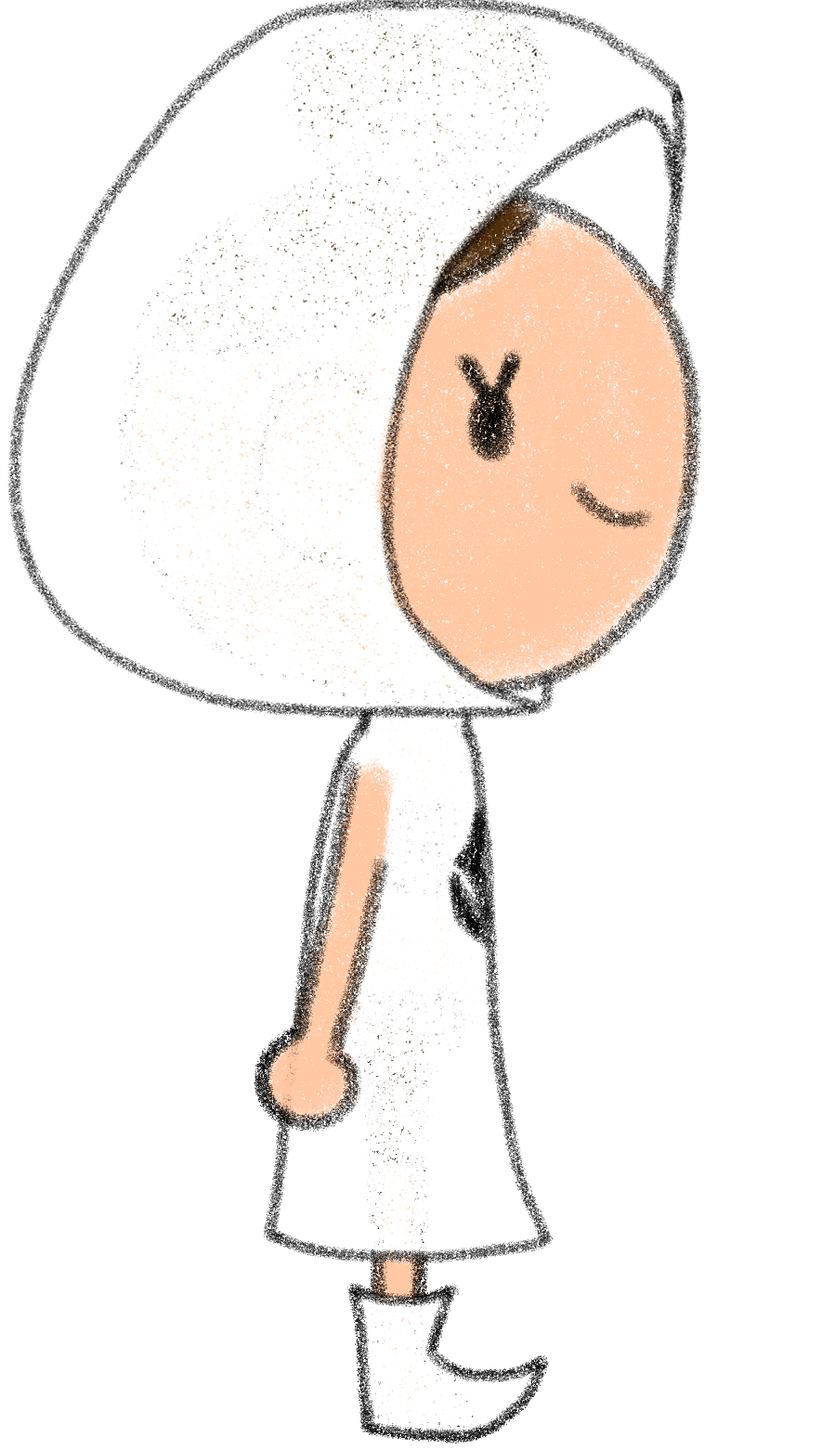
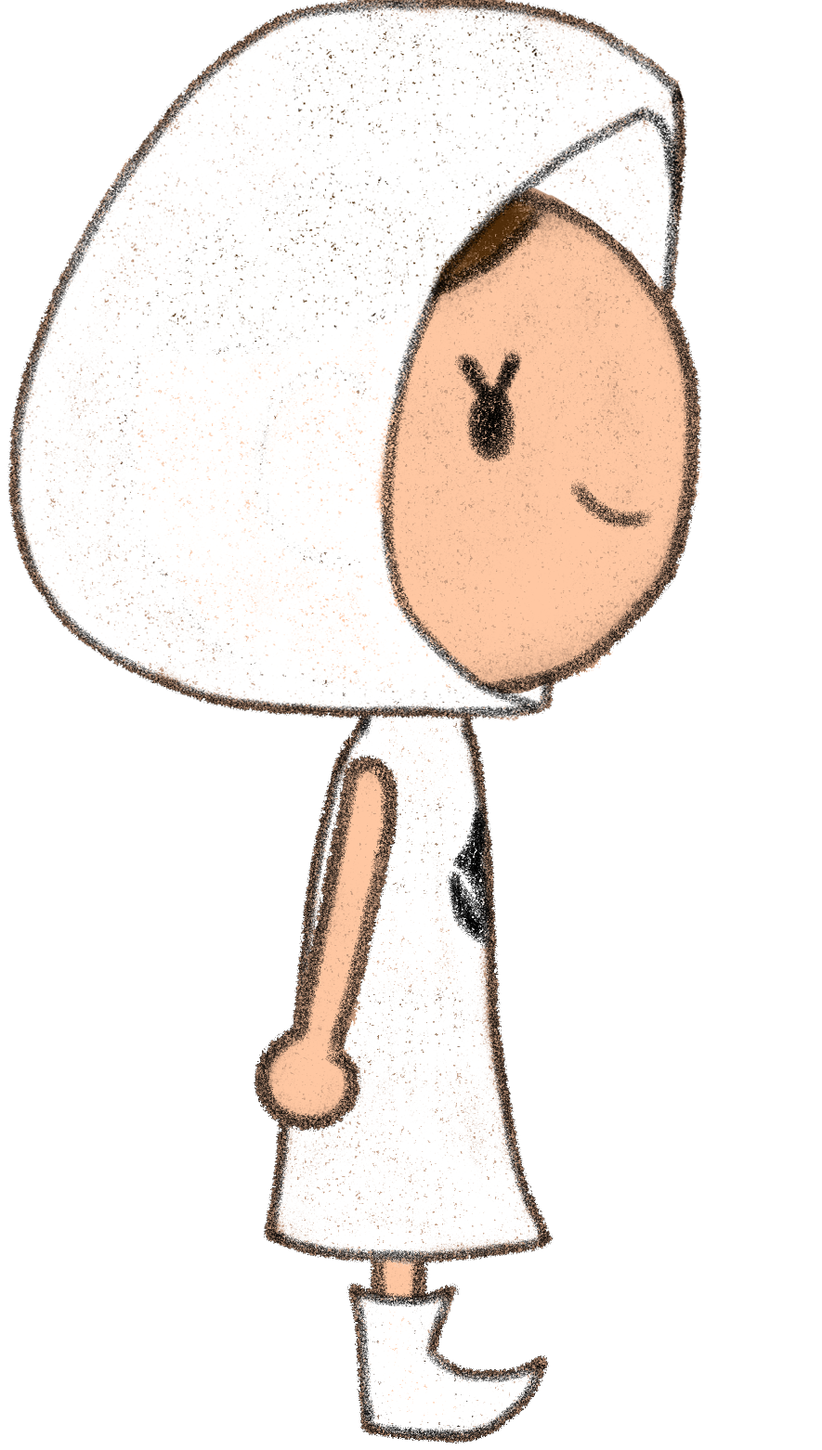
Comparing the layer stacks of the two (822, 1450) images. Changes:
painted on "right cabeza" over [8, 0, 702, 722]
painted on "brazo_derecho" over [253, 753, 400, 1132]
painted on "right cuerpo" over [263, 673, 554, 1271]
painted on "pierna_derecha" over [347, 1004, 549, 1444]
painted on "pierna_izq" over [347, 1010, 549, 1444]
painted on "brazo_izq" over [253, 752, 405, 1132]
